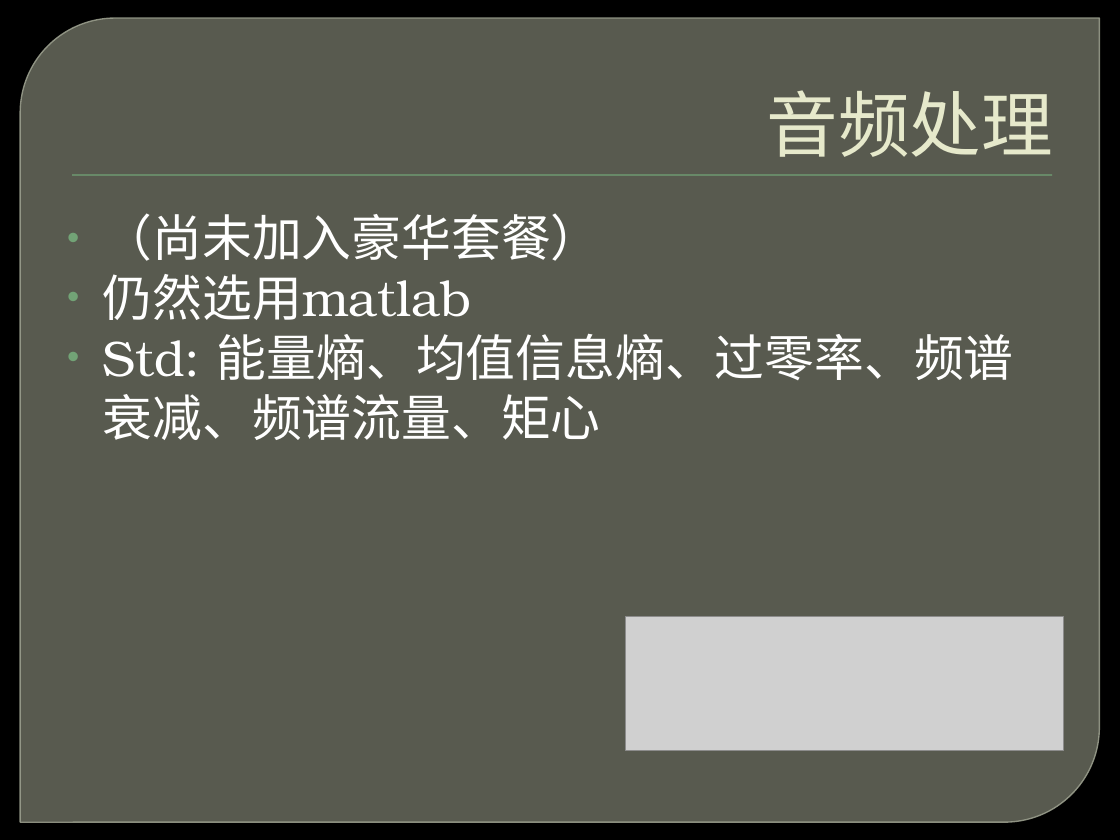
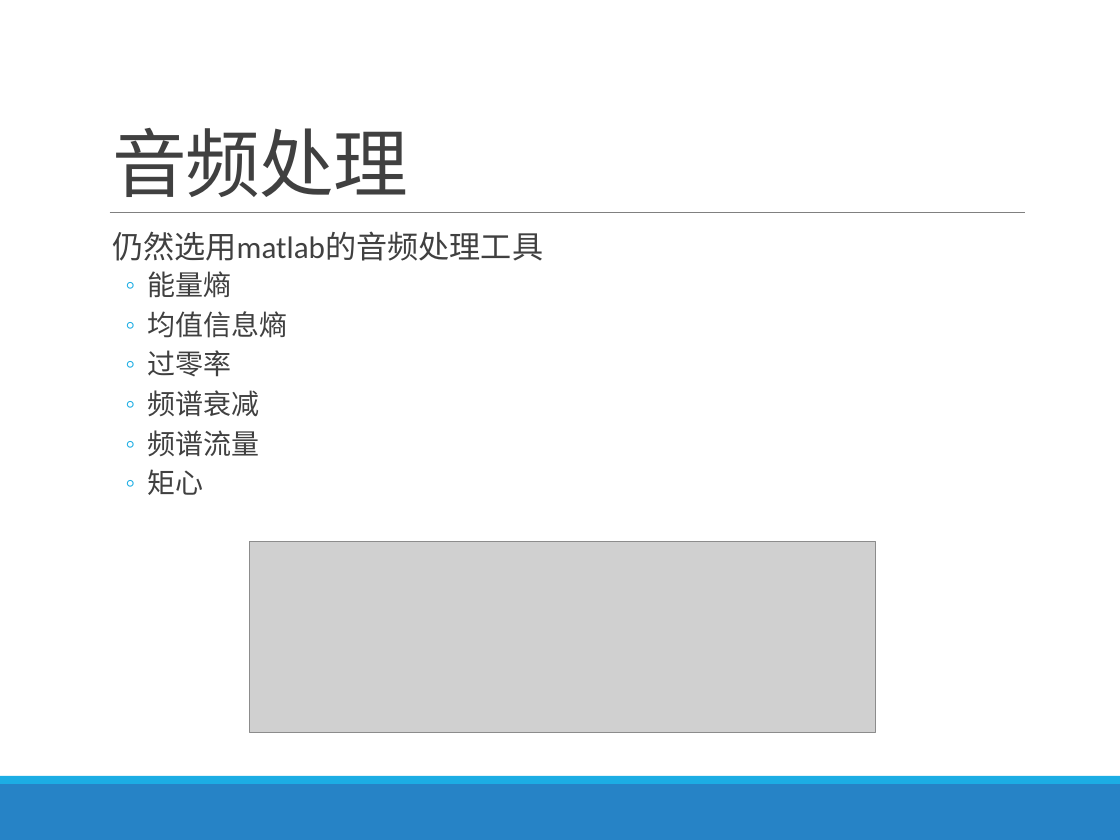
Before and after one commit to east-before-dawn/srt, a slide deck: slide 18 of slides.pptx (slide 11 before the commit). Drawn at 1120x840 pixels with LibreOffice and Linux fonts; fonts in the diff are those of the drawing; grey boxes stand for pictures; background and template pictures are left out. Boxes give left, top, right and bottom in pixels: in the first picture for what was removed or moved away, otherwise in the second. Text is boxed around its words. In the diff, an @@ line names an element or a change of style, - is before the commit and + after.

```diff
--- a/slides.pptx
+++ b/slides.pptx
@@ background picture (left out) to #FFFFFF @@
@@ round diag rect removed at box(20, 18, 1100, 822) @@
@@ title "音频处理": place and size @@
-title "音频处理" at box(767, 90, 1053, 157)
+title "音频处理" at box(112, 128, 408, 197)
@@ title "音频处理" at box(112, 128, 408, 197): size 46 to 48 pt, font TeX Gyre Bonum to Calibri, text colour #E7EACB to #404040, letter spacing 0 to -0.5 pt; alignment right to left; indent changed; line spacing 1 to 0.85 @@
@@ rectangle removed at box(72, 175, 1052, 176) @@
@@ line added from (110, 213) to (1025, 213), #808080 0.5 pt @@
@@ text at box(112, 231, 543, 495): text changed; size 32 to 18 pt; font TeX Gyre Bonum to Calibri; text colour #FFFFFF to #404040 @@
-• （尚未加入豪华套餐）
-• 仍然选用matlab
-• Std: 能量熵、均值信息熵、过零率、频谱衰减、频谱流量、矩心
+  仍然选用matlab的音频处理工具
+  ◦ 能量熵
+  ◦ 均值信息熵
+  ◦ 过零率
+  ◦ 频谱衰减
+  ◦ 频谱流量
+  ◦ 矩心
@@ picture: place and size @@
-picture at box(625, 617, 1064, 750)
+picture at box(250, 541, 876, 731)
@@ rectangle added at box(0, 776, 1120, 784), fill #1CADE4 @@
@@ rectangle added at box(0, 784, 1120, 840), fill #2683C6 @@
```
Also in this commit, not shown: 12 other slides changed, 10 slides added, 5 slides removed.
